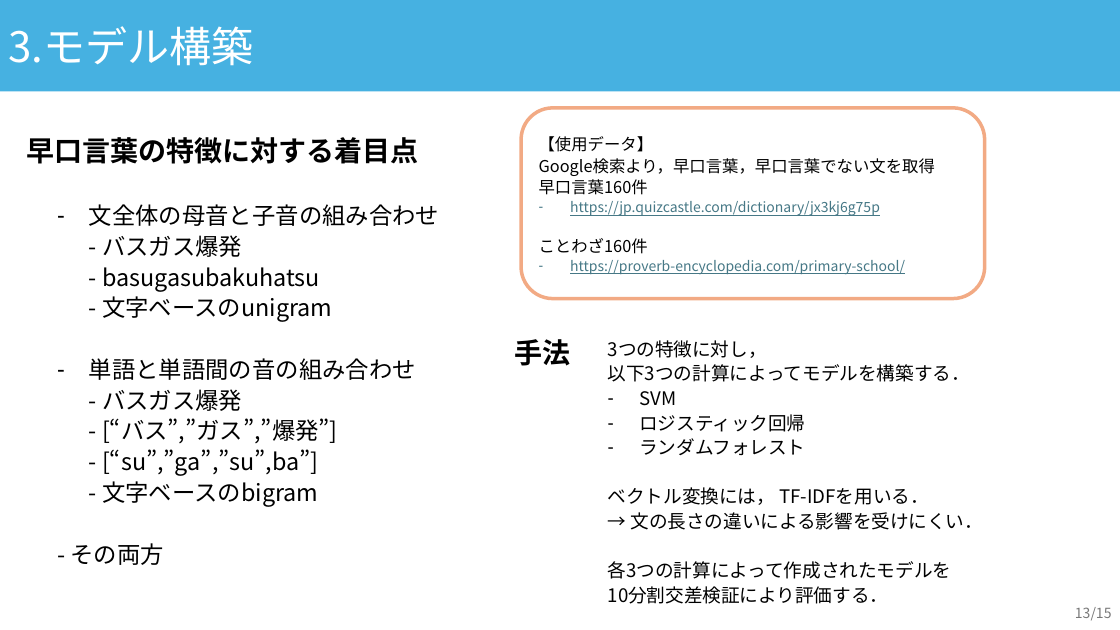
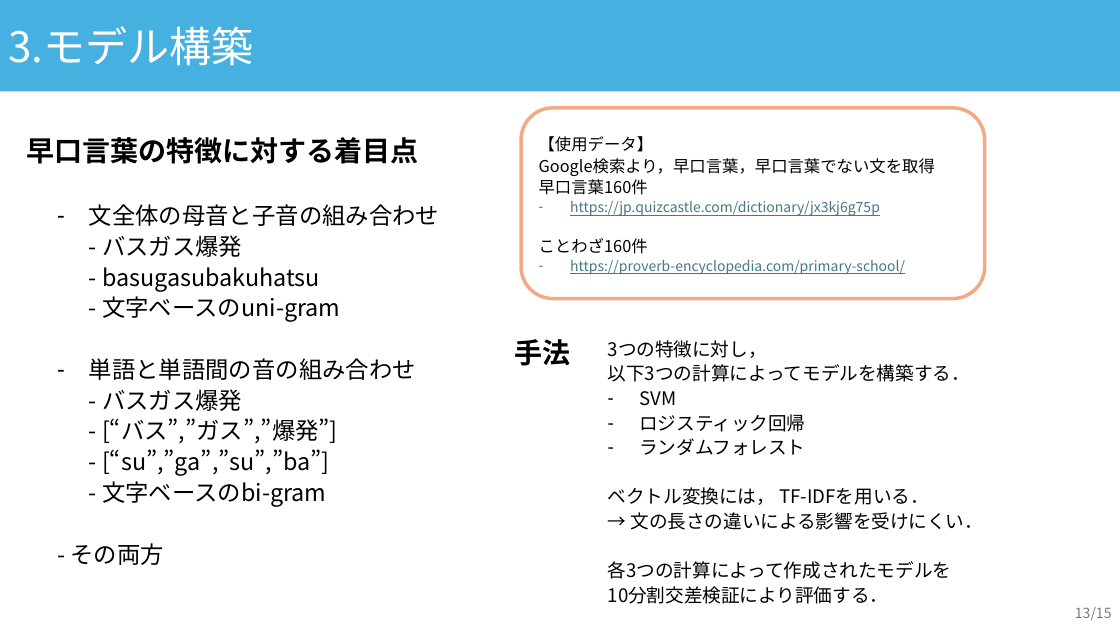
Before and after one commit to asn407/20241221, a slide deck: slide 13 of 年末発表.pptx. Drawn at 1120x630 pixels with LibreOffice and Linux fonts; fonts in the diff are those of the drawing. Boxes give left, top, right and bottom in pixels: in the first picture for what was removed or moved away, otherwise in the second. Text is boxed around its words. In the diff, an @@ line names an element or a change of style, - is before the commit and + after.

```diff
--- a/年末発表.pptx
+++ b/年末発表.pptx
@@ text at [89, 204, 440, 507]: text changed @@
-– 文全体の母音と子音の組み合わせ
-  - バスガス爆発
-  - basugasubakuhatsu
-  - 文字ベースのunigram
-– 単語と単語間の音の組み合わせ
-  - バスガス爆発
-  - [“バス”,”ガス”,”爆発”]
-  - [“su”,”ga”,”su”,ba”]
-  - 文字ベースのbigram
+– 文全体の母音と子音の組み合わせ
+  - バスガス爆発
+  - basugasubakuhatsu
+  - 文字ベースのuni-gram
+– 単語と単語間の音の組み合わせ
+  - バスガス爆発
+  - [“バス”,”ガス”,”爆発”]
+  - [“su”,”ga”,”su”,”ba”]
+  - 文字ベースのbi-gram
```
Also in this commit, not shown: 5 other slides changed, 1 other file.
